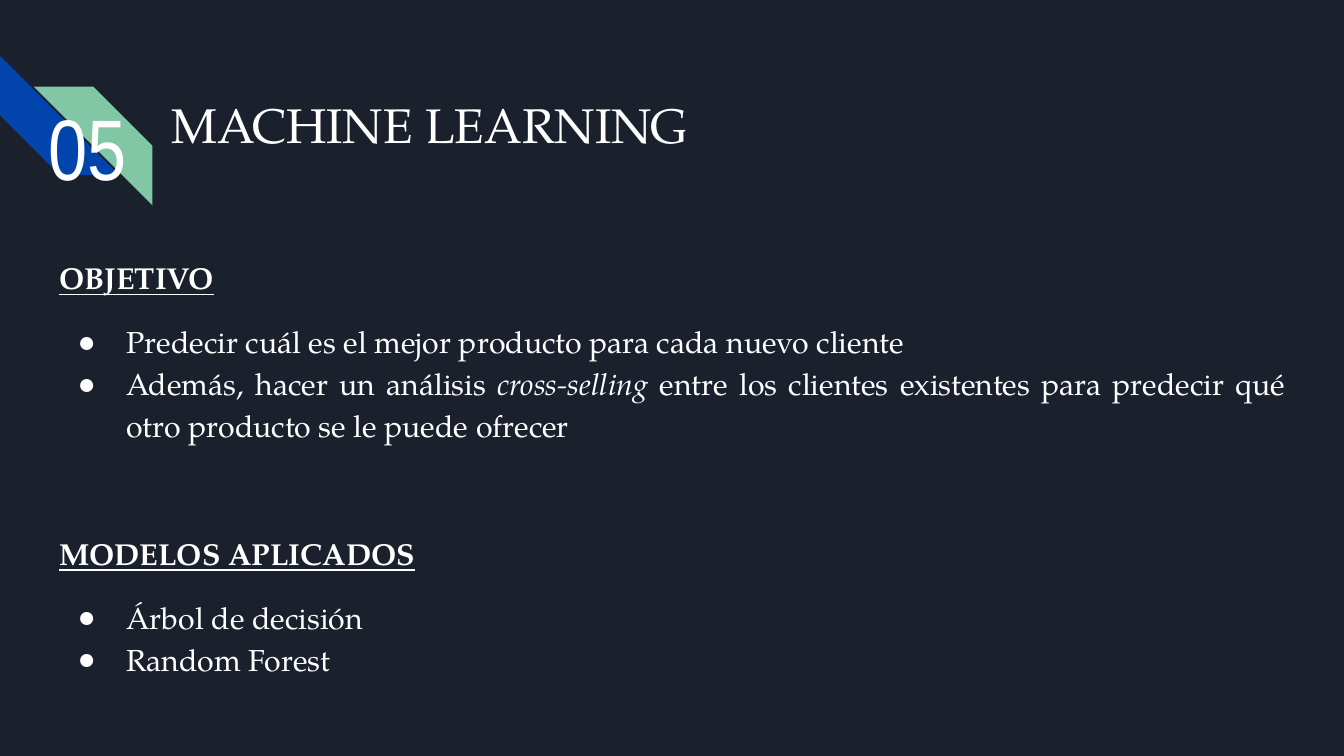
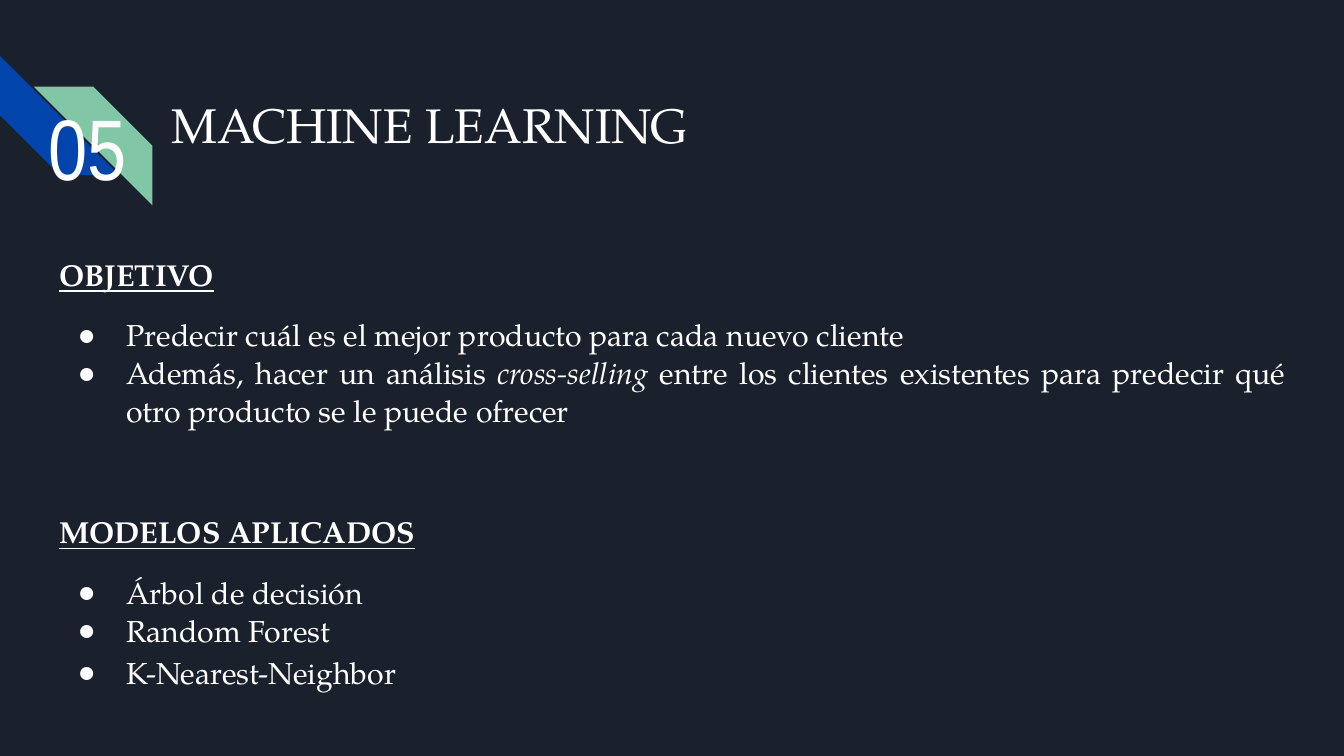
Before and after one commit to Alejo3107/PROYECTO_CH_DS, a slide deck: slide 20 of Presentación ejecutiva.pptx. Drawn at 1344x756 pixels with LibreOffice and Linux fonts; fonts in the diff are those of the drawing; background and template pictures are left out. Boxes give left, top, right and bottom in pixels: in the first picture for what was removed or moved away, otherwise in the second. Text is boxed around its words. In the diff, an @@ line names an element or a change of style, - is before the commit and + after.

```diff
--- a/Presentación ejecutiva.pptx
+++ b/Presentación ejecutiva.pptx
@@ text at (x1=59, y1=265, x2=1286, y2=643): line spacing 1.15 to 1.05 @@
@@ text at (x1=126, y1=662, x2=396, y2=693): paragraph added @@
+● K-Nearest-Neighbor
```
Also in this commit, not shown: 5 other slides changed, 4 slides added.
